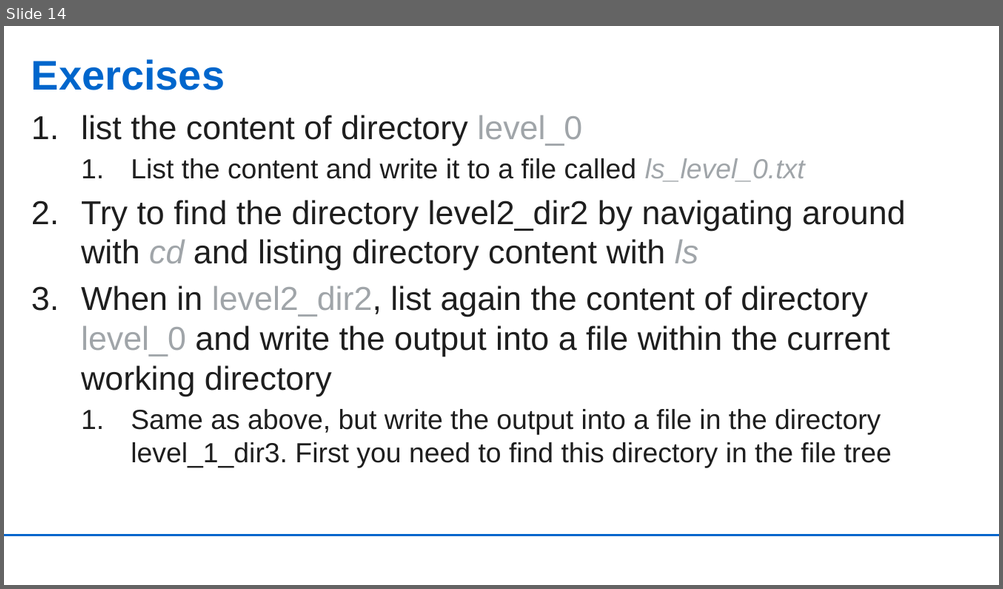
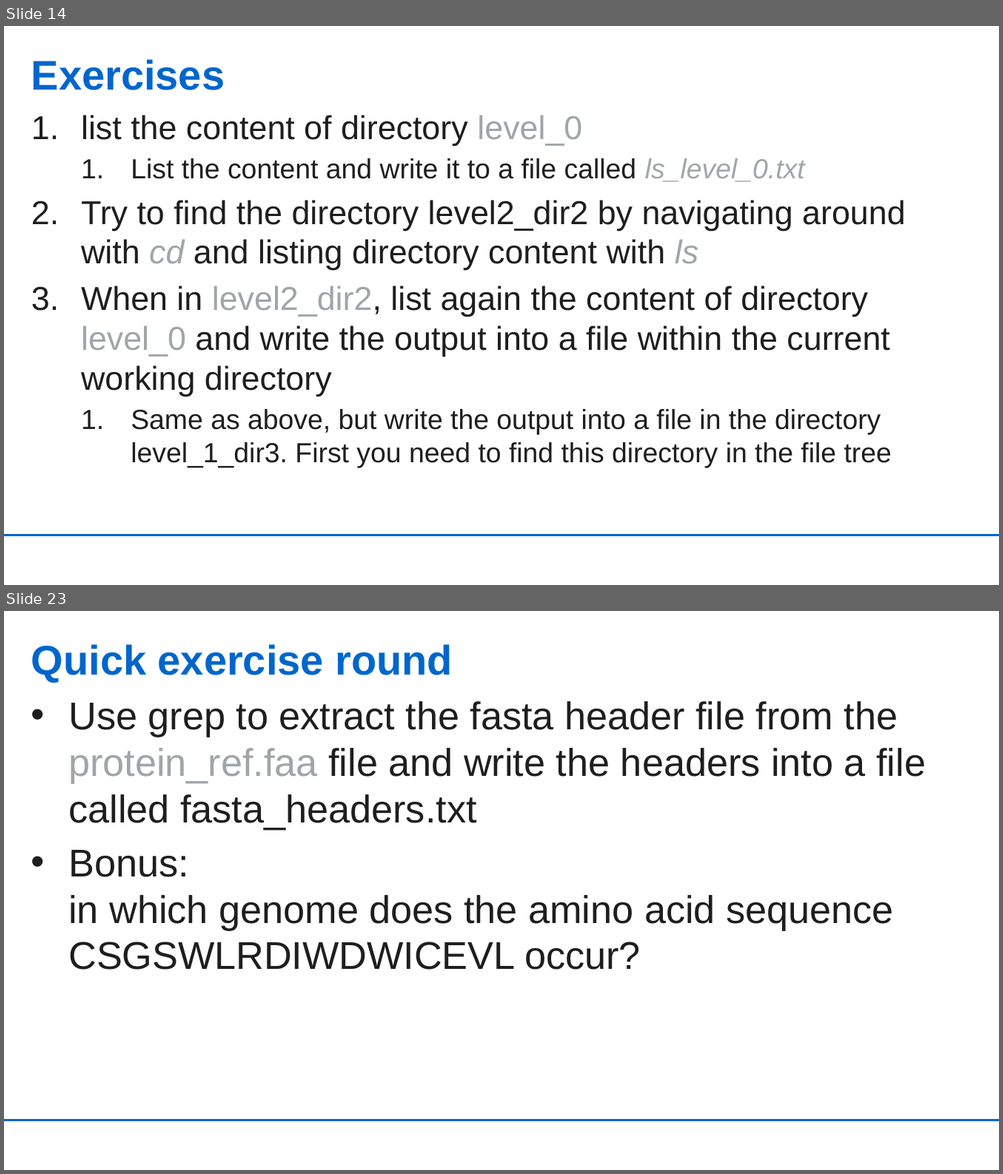
Before and after one commit to UdoGi/KCCR_snakemake_pipeline, a slide deck: slides/ghana_linux_basics.pptx. Shown one above the other, each under a label of ours: slide 14 before the commit, slides 14 and 23 after it; the slides between them are not shown. The pictures are 1003x589 and 1003x1174 pixels, drawn with LibreOffice and Linux fonts; fonts in the diff are those of the drawing; background and template pictures are left out. Boxes give left, top, right and bottom in pixels: in the first picture for what was removed or moved away, otherwise in the second. Text is boxed around its words. In the diff, an @@ line names an element or a change of style, - is before the commit and + after.

```diff
--- a/slides/ghana_linux_basics.pptx
+++ b/slides/ghana_linux_basics.pptx
@@ slide 23 added at [4, 611, 999, 1170], background #FFFFFF; not listed: 1 template element that a slide beside it also shows @@
@@ title added at [31, 644, 452, 682], 30 pt, text #0066CC, bold @@
+Quick exercise round
@@ text added at [68, 701, 925, 970], 28 pt, text #1E1E1E @@
+• Use grep to extract the fasta header file from the protein_ref.faa file and write the headers into a file called fasta_headers.txt
+• Bonus:
+  in which genome does the amino acid sequence CSGSWLRDIWDWICEVL occur?
```
Also in this commit, not shown: 3 slides changed, 6 other slides added.
